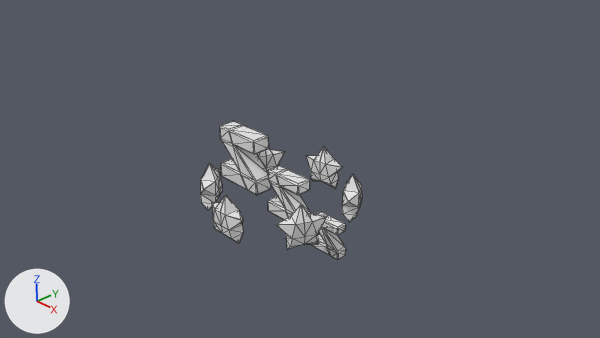
An edit to the Blender file Models/Blend/Icons.blend, drawn before and after from the same camera.
The view is the same before and after, from the file's camera 'Camera'. Every picture has the same lights, and +X, +Y and +Z are marked at lower left. Mesh edges are drawn as thin lines.

The scene before the commit, as lines of its bpy script (objects in view):
```python
me_cube_001 = bpy.data.meshes.new('Cube.001')
me_cube_001.from_pydata(...)  # 72 vertices, 66 faces; spans x -6.49..6.49, y -0.78..0.78, z -3.33..3.33
me_cube_002 = bpy.data.meshes.new('Cube.002')
me_cube_002.from_pydata(...)  # 246 vertices, 228 faces, 6 loose edges; spans x -9.7..10.0, y -10.0..10.0, z -2.7..3.1
ob_cube_000 = bpy.data.objects.new('Cube.000', me_cube_001)
ob_cube_000.location = (0.0, 0.0, 0.09)
ob_cube_000.scale = (0.227, 0.227, 0.227)
_m = ob_cube_000.modifiers.new('Bevel', 'BEVEL')
_m.width = 0.101
_m.width_pct = 0.101
_m.limit_method = 'NONE'
_m.spread = 0.0
_m = ob_cube_000.modifiers.new('Triangulate', 'TRIANGULATE')
ob_cube_001 = bpy.data.objects.new('Cube.001', me_cube_002)
ob_cube_001.location = (0.0, 0.0, 0.0)
ob_cube_001.scale = (0.135, 0.135, 0.135)
_m = ob_cube_001.modifiers.new('Triangulate', 'TRIANGULATE')
```
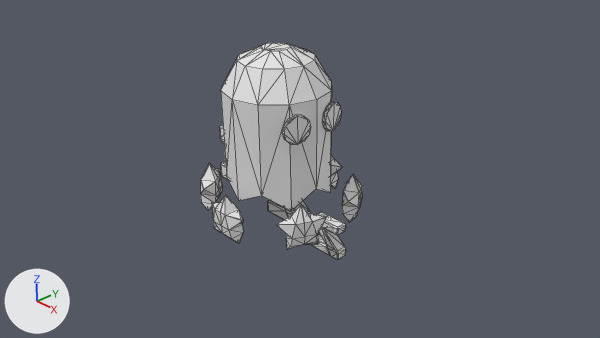
What differs and where, as boxes (x1, y1, x2, y2) in the pictures (600 x 338 px):
'Cylinder', added: after (221, 43, 341, 211)
'Cube.000', unchanged, covered by the edit: before (220, 121, 346, 260); after (220, 125, 346, 260)

Edits to the bpy script that builds the scene:
```text
Add me_cylinder:
    me_cylinder.from_pydata(...)  # 97 vertices, 78 faces; spans x -0.83..0.85, y -0.82..0.82, z -1.11..1.11
Add ob_cylinder:
    ob_cylinder = bpy.data.objects.new('Cylinder', me_cylinder)
    ob_cylinder.location = (0.0, 0.0, 1.31)
    ob_cylinder.scale = (1.09, 1.09, 1.09)
    _m = ob_cylinder.modifiers.new('Triangulate', 'TRIANGULATE')
```
